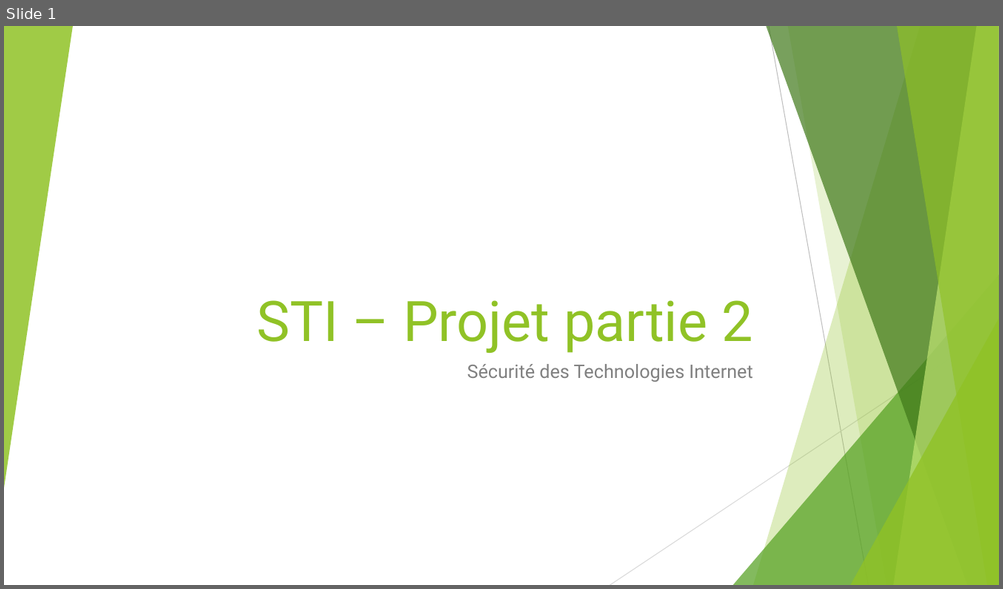
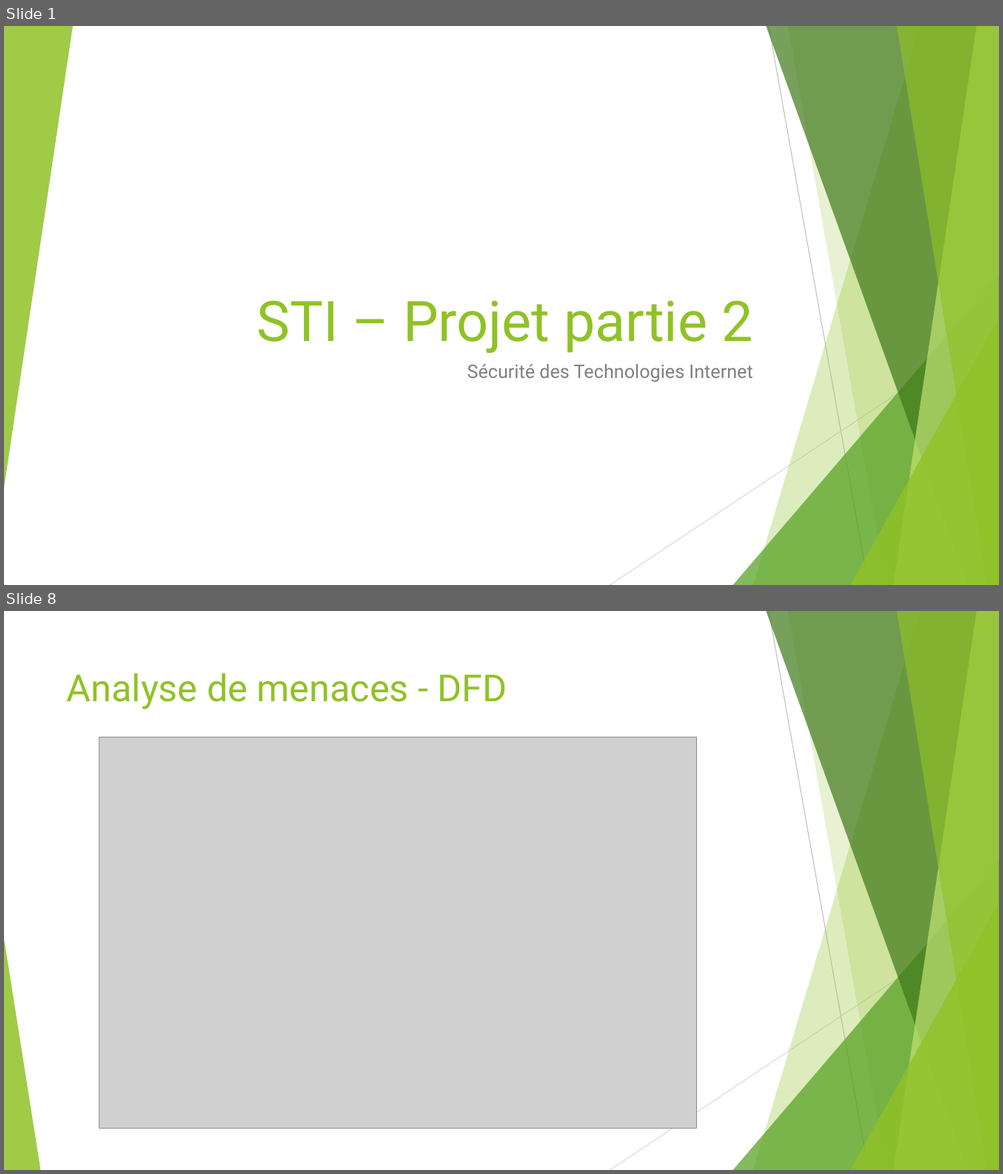
Before and after one commit to asuto4ka/html, a slide deck: Présentation/STI_Schowing_Zharkova.pptx. Shown one above the other, each under a label of ours: slide 1 before the commit, slides 1 and 8 after it; the slides between them are not shown. The pictures are 1003x589 and 1003x1174 pixels, drawn with LibreOffice and Linux fonts; fonts in the diff are those of the drawing; grey boxes stand for pictures. Boxes give left, top, right and bottom in pixels: in the first picture for what was removed or moved away, otherwise in the second. Text is boxed around its words. In the diff, an @@ line names an element or a change of style, - is before the commit and + after.

```diff
--- a/Présentation/STI_Schowing_Zharkova.pptx
+++ b/Présentation/STI_Schowing_Zharkova.pptx
@@ slide 8 added at bbox=[4, 611, 999, 1170], background #FFFFFF; not listed: 9 template elements that a slide beside it also shows @@
@@ title added at bbox=[67, 673, 507, 709], 36 pt, text #90C226 @@
+Analyse de menaces - DFD
@@ picture added at bbox=[99, 737, 697, 1129] @@
@@ triangle added at bbox=[4, 939, 40, 1170], fill #90C226 at 85% opacity @@
```
Also in this commit, not shown: 3 slides changed, 16 other slides added.
